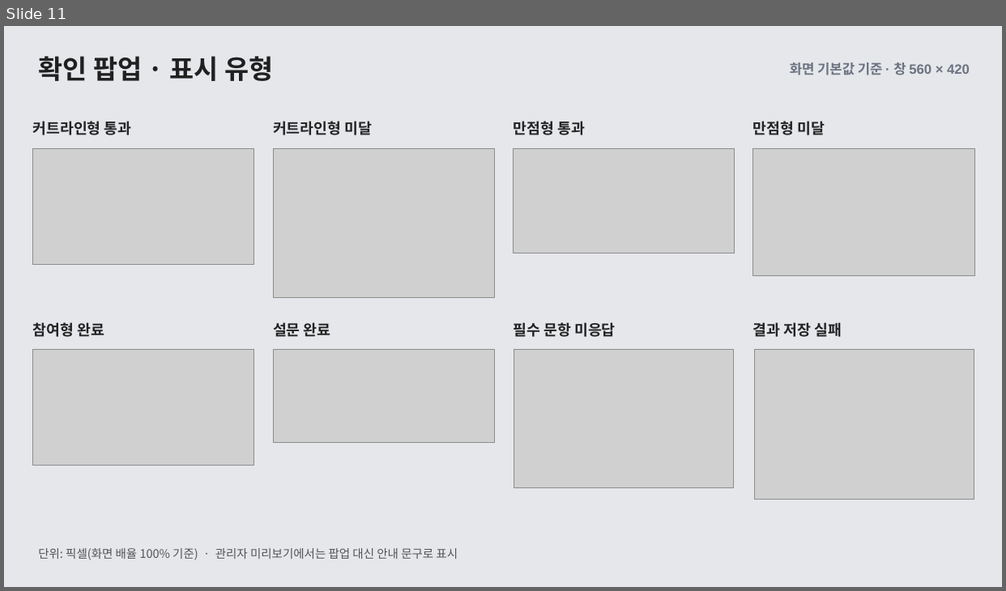
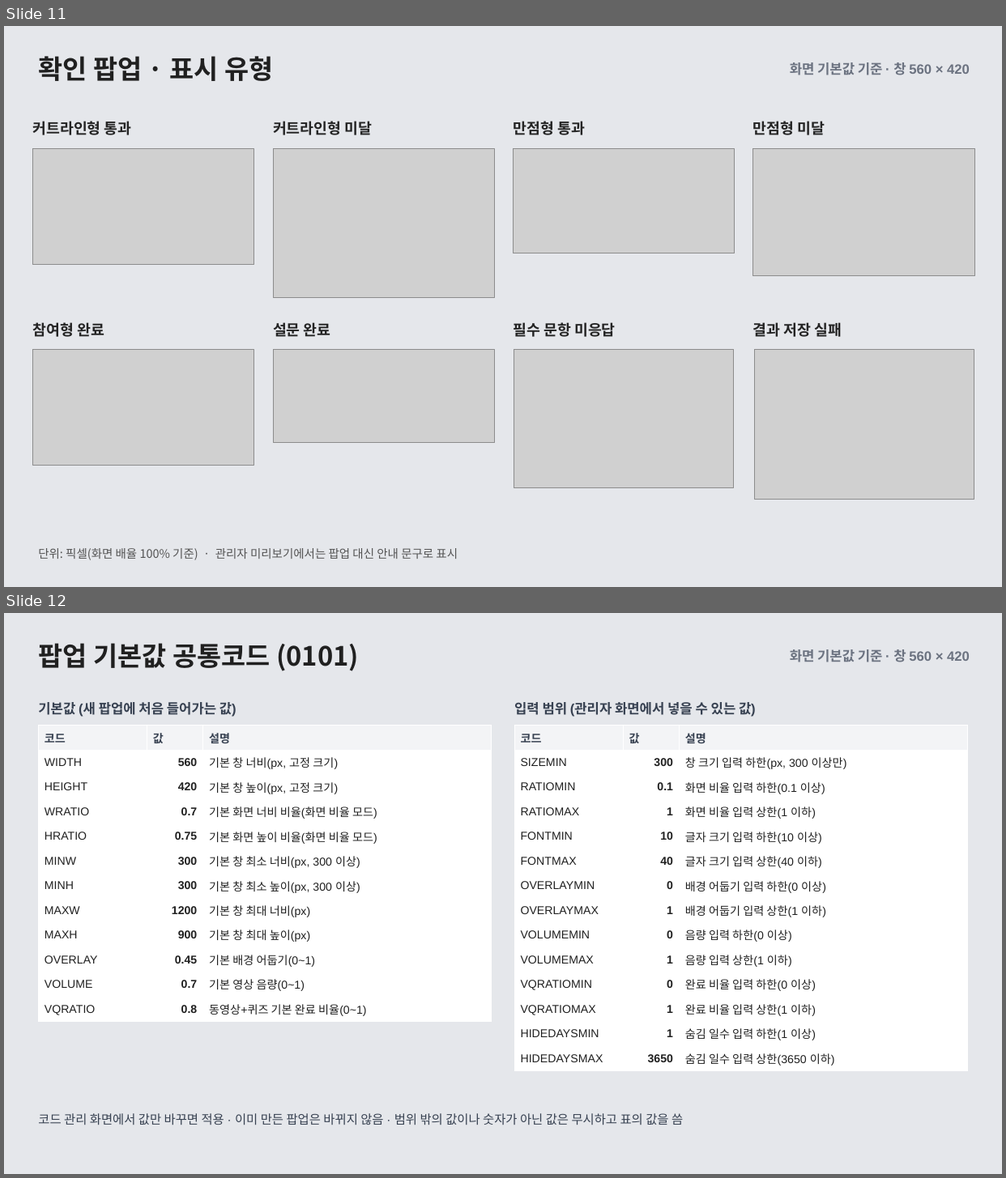
Before and after one commit to ok-sy/WPF_WindowsPopupWithC_proto, a slide deck: docs/design/61_popup_layout_guide/공통 팝업 UI 가이드 · WEB과 WPF (화면 기본값).pptx. Shown one above the other, each under a label of ours: slide 11 before the commit, slides 11 and 12 after it. The pictures are 1006x591 and 1006x1178 pixels, drawn with LibreOffice and Linux fonts; fonts in the diff are those of the drawing; grey boxes stand for pictures. Boxes give left, top, right and bottom in pixels: in the first picture for what was removed or moved away, otherwise in the second. Text is boxed around its words. In the diff, an @@ line names an element or a change of style, - is before the commit and + after.

```diff
--- a/docs/design/61_popup_layout_guide/공통 팝업 UI 가이드 · WEB과 WPF (화면 기본값).pptx
+++ b/docs/design/61_popup_layout_guide/공통 팝업 UI 가이드 · WEB과 WPF (화면 기본값).pptx
@@ slide 12 added at bbox=[4, 613, 1002, 1174], background #E5E7EB @@
@@ text added at bbox=[38, 643, 359, 671], 25.5 pt, text #202020, bold @@
+팝업 기본값 공통코드 (0101)
@@ text added at bbox=[790, 649, 970, 662], 13 pt, text #6B7280, bold @@
+화면 기본값 기준 · 창 560 × 420
@@ text added at bbox=[38, 702, 236, 717], 13 pt, text #374151, bold @@
+기본값 (새 팝업에 처음 들어가는 값)
@@ text added at bbox=[514, 702, 756, 717], 13 pt, text #374151, bold @@
+입력 범위 (관리자 화면에서 넣을 수 있는 값)
@@ table added at bbox=[39, 726, 492, 1022], 12 rows, 3 columns @@
+코드 | 값 | 설명
+WIDTH | 560 | 기본 창 너비(px, 고정 크기)
+HEIGHT | 420 | 기본 창 높이(px, 고정 크기)
+WRATIO | 0.7 | 기본 화면 너비 비율(화면 비율 모드)
+HRATIO | 0.75 | 기본 화면 높이 비율(화면 비율 모드)
+MINW | 300 | 기본 창 최소 너비(px, 300 이상)
+MINH | 300 | 기본 창 최소 높이(px, 300 이상)
+MAXW | 1200 | 기본 창 최대 너비(px)
+MAXH | 900 | 기본 창 최대 높이(px)
+OVERLAY | 0.45 | 기본 배경 어둡기(0~1)
+VOLUME | 0.7 | 기본 영상 음량(0~1)
+VQRATIO | 0.8 | 동영상+퀴즈 기본 완료 비율(0~1)
@@ table added at bbox=[514, 726, 967, 1071], 14 rows, 3 columns @@
+코드 | 값 | 설명
+SIZEMIN | 300 | 창 크기 입력 하한(px, 300 이상만)
+RATIOMIN | 0.1 | 화면 비율 입력 하한(0.1 이상)
+RATIOMAX | 1 | 화면 비율 입력 상한(1 이하)
+FONTMIN | 10 | 글자 크기 입력 하한(10 이상)
+FONTMAX | 40 | 글자 크기 입력 상한(40 이하)
+OVERLAYMIN | 0 | 배경 어둡기 입력 하한(0 이상)
+OVERLAYMAX | 1 | 배경 어둡기 입력 상한(1 이하)
+VOLUMEMIN | 0 | 음량 입력 하한(0 이상)
+VOLUMEMAX | 1 | 음량 입력 상한(1 이하)
+VQRATIOMIN | 0 | 완료 비율 입력 하한(0 이상)
+VQRATIOMAX | 1 | 완료 비율 입력 상한(1 이하)
+HIDEDAYSMIN | 1 | 숨김 일수 입력 하한(1 이상)
+HIDEDAYSMAX | 3650 | 숨김 일수 입력 상한(3650 이하)
@@ text added at bbox=[38, 1114, 683, 1125], 12 pt, text #374151 @@
+코드 관리 화면에서 값만 바꾸면 적용 · 이미 만든 팝업은 바뀌지 않음 · 범위 밖의 값이나 숫자가 아닌 값은 무시하고 표의 값을 씀
```
Also in this commit, not shown: 2 other files.
